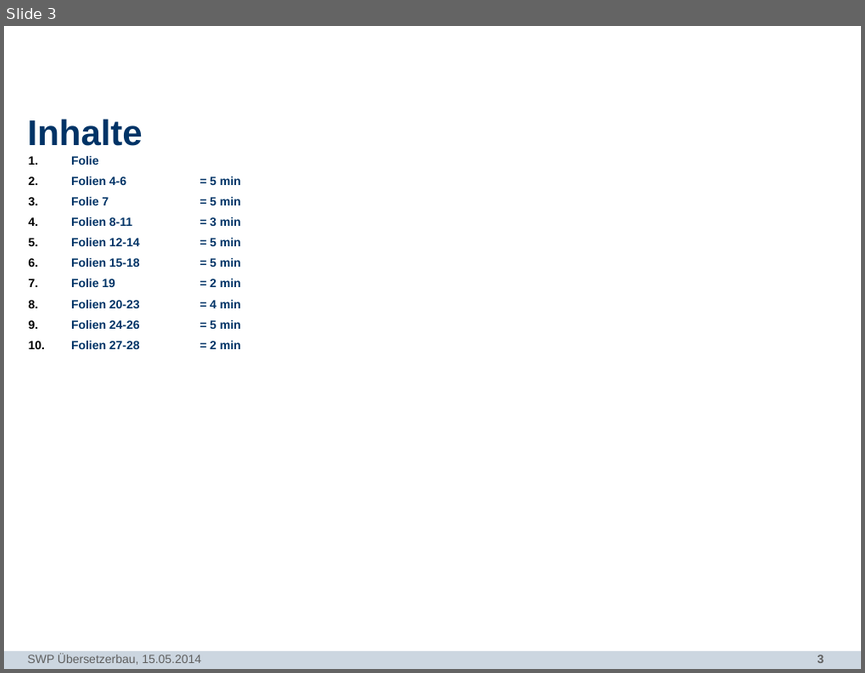
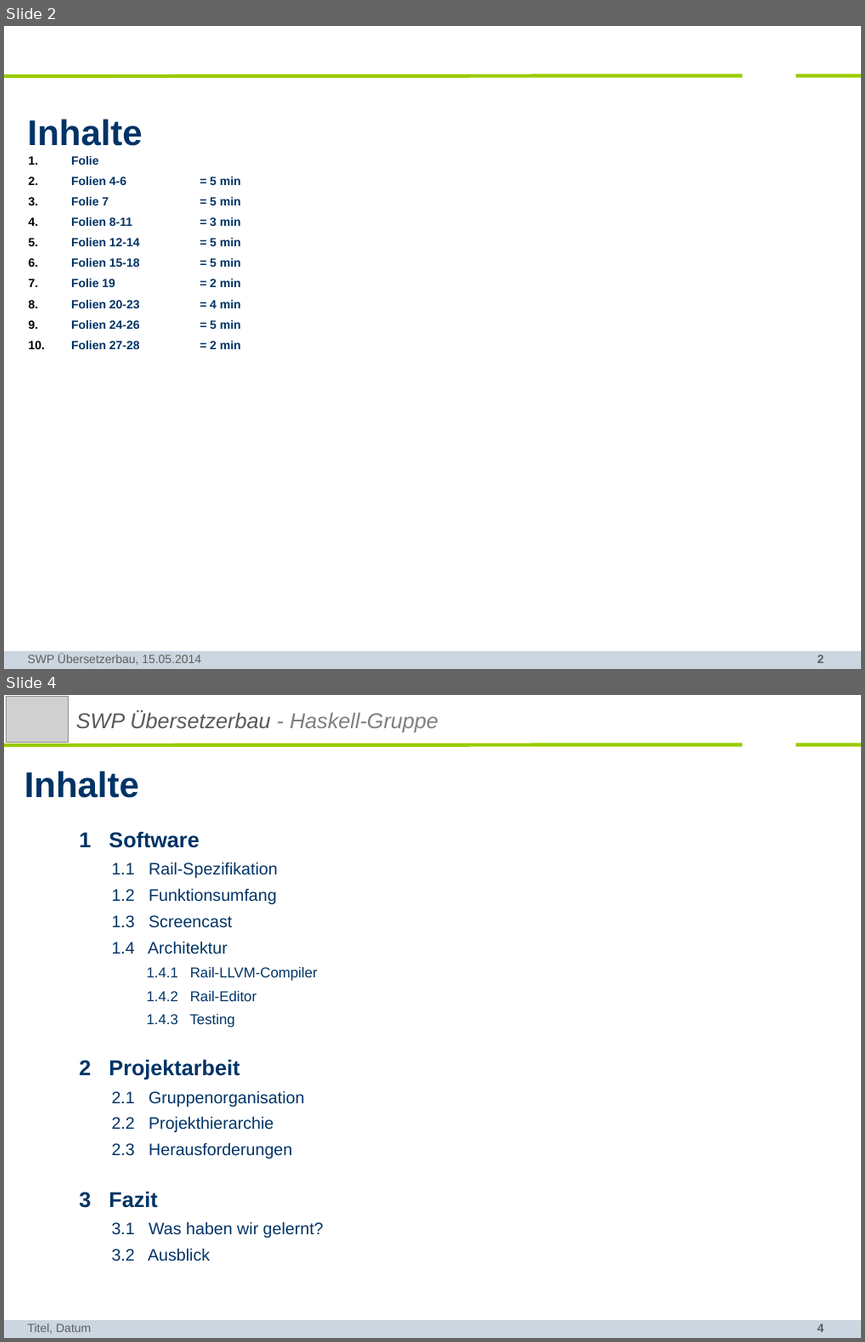
Before and after one commit to SWP-Ubau-SoSe2014-Haskell/SWPSoSe14, a slide deck: documentation/SWPSoSe14MS3.ppt. Shown one above the other, each under a label of ours: slide 3 before the commit, slides 2 and 4 after it; the slides between them are not shown. The pictures are 865x673 and 865x1342 pixels, drawn with LibreOffice and Linux fonts; fonts in the diff are those of the drawing; grey boxes stand for pictures; background and template pictures are left out. Boxes give left, top, right and bottom in pixels: in the first picture for what was removed or moved away, otherwise in the second. Text is boxed around its words. In the diff, an @@ line names an element or a change of style, - is before the commit and + after.

```diff
--- a/documentation/SWPSoSe14MS3.ppt
+++ b/documentation/SWPSoSe14MS3.ppt
@@ slide 4 added at <box>4,695,861,1338</box>, background #FFFFFF; not listed: 4 template elements that a slide beside it also shows @@
@@ picture added at <box>7,697,69,742</box> @@
@@ text added at <box>76,711,438,732</box>, 18 pt, text #595959, italic @@
+SWP Übersetzerbau - Haskell-Gruppe
@@ title added at <box>24,771,139,798</box>, 30 pt, text #003366, bold @@
+Inhalte
@@ text added at <box>79,831,324,1261</box>, 14 pt, text #003366 @@
+1 Software
+1.1 Rail-Spezifikation
+1.2 Funktionsumfang
+1.3 Screencast
+1.4 Architektur
+1.4.1 Rail-LLVM-Compiler
+1.4.2 Rail-Editor
+1.4.3 Testing
+2 Projektarbeit
+2.1 Gruppenorganisation
+2.2 Projekthierarchie
+2.3 Herausforderungen
+3 Fazit
+3.1 Was haben wir gelernt?
+3.2 Ausblick
@@ text added at <box>28,1323,91,1333</box>, 10 pt, text #5F5F5F @@
+Titel, Datum
@@ what was slide 3 is now slide 2 @@
@@ slide 2 changed as well @@
@@ line added from (743, 75) to (4, 76), #99CC00 3 pt @@
@@ line added from (861, 75) to (795, 75), #99CC00 3 pt @@
```
Also in this commit, not shown: 28 other slides changed, 1 other slide added.
